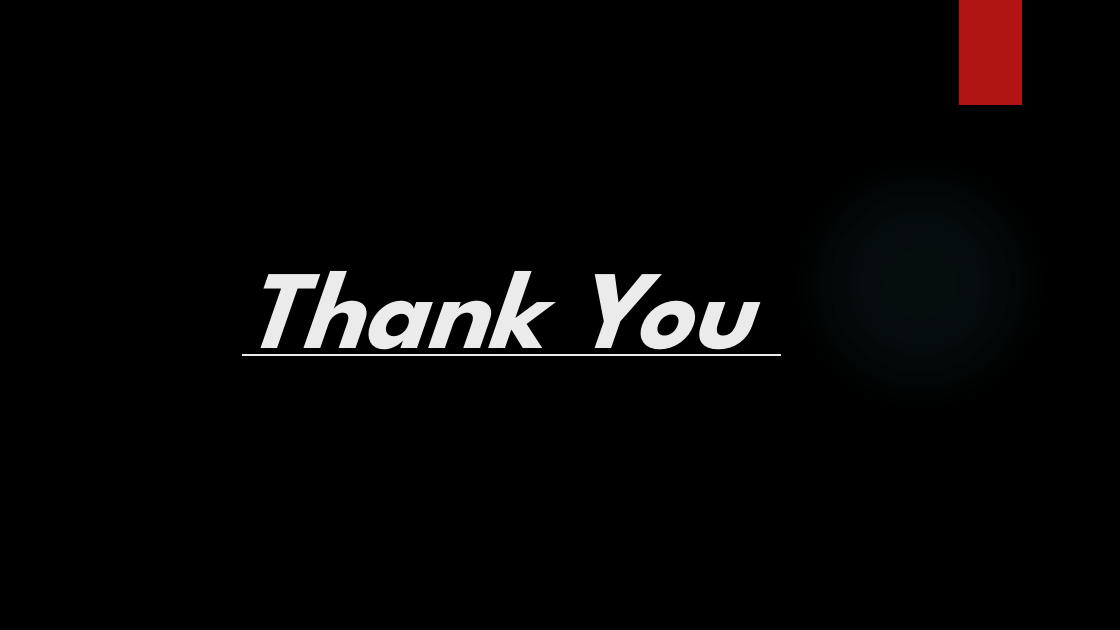
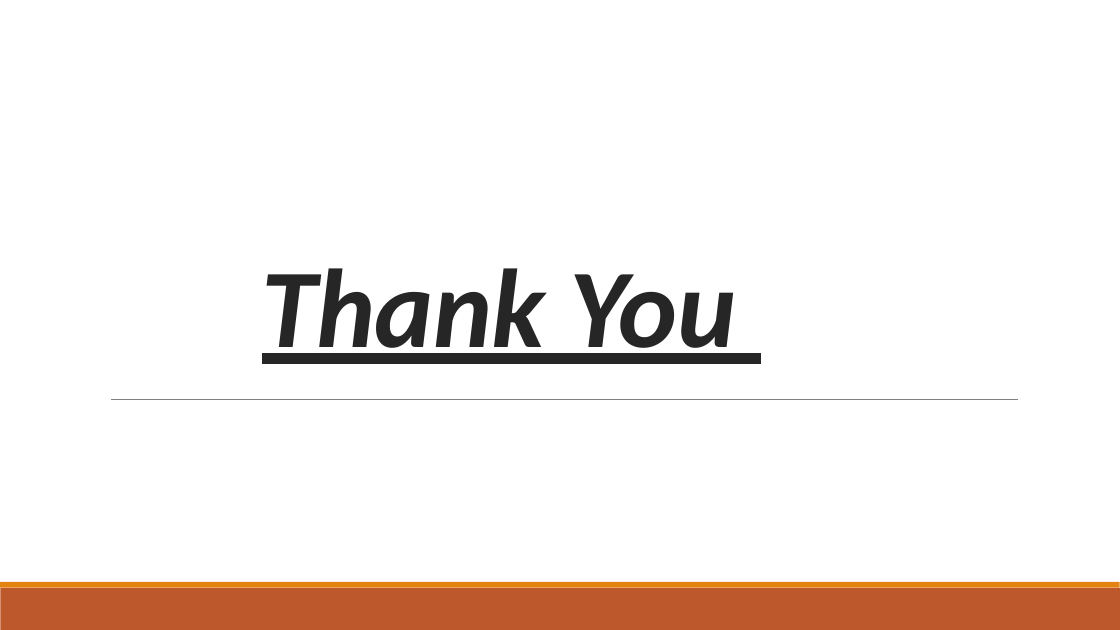
Before and after one commit to mstomar698/pictoral, a slide deck: slide 14 of proj-images/minor-project-report-1.pptx. Drawn at 1120x630 pixels with LibreOffice and Linux fonts; fonts in the diff are those of the drawing; background and template pictures are left out. Boxes give left, top, right and bottom in pixels: in the first picture for what was removed or moved away, otherwise in the second. Text is boxed around its words. In the diff, an @@ line names an element or a change of style, - is before the commit and + after.

```diff
--- a/proj-images/minor-project-report-1.pptx
+++ b/proj-images/minor-project-report-1.pptx
@@ background picture (left out) to #FFFFFF @@
@@ rectangle removed at (959, 0, 1021, 105) @@
@@ ellipse removed at (791, 155, 1049, 413) @@
@@ title "Thank You" at (262, 268, 737, 364): font League Spartan to Calibri, text colour #EBEBEB to #262626, letter spacing 0 to -0.4 pt; line spacing 1 to 0.85 @@
@@ line added from (111, 399) to (1018, 399), #808080 0.5 pt @@
@@ rectangle added at (0, 588, 1120, 630), fill #BD582C @@
@@ rectangle added at (0, 582, 1120, 588), fill #E48312 @@
```
Also in this commit, not shown: 13 other slides changed, 3 other files.
